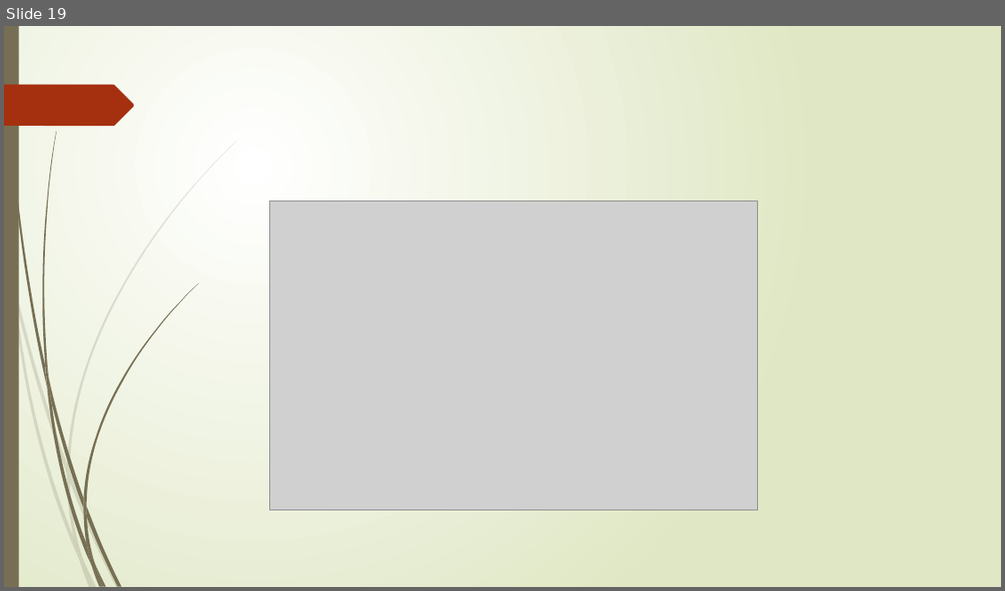
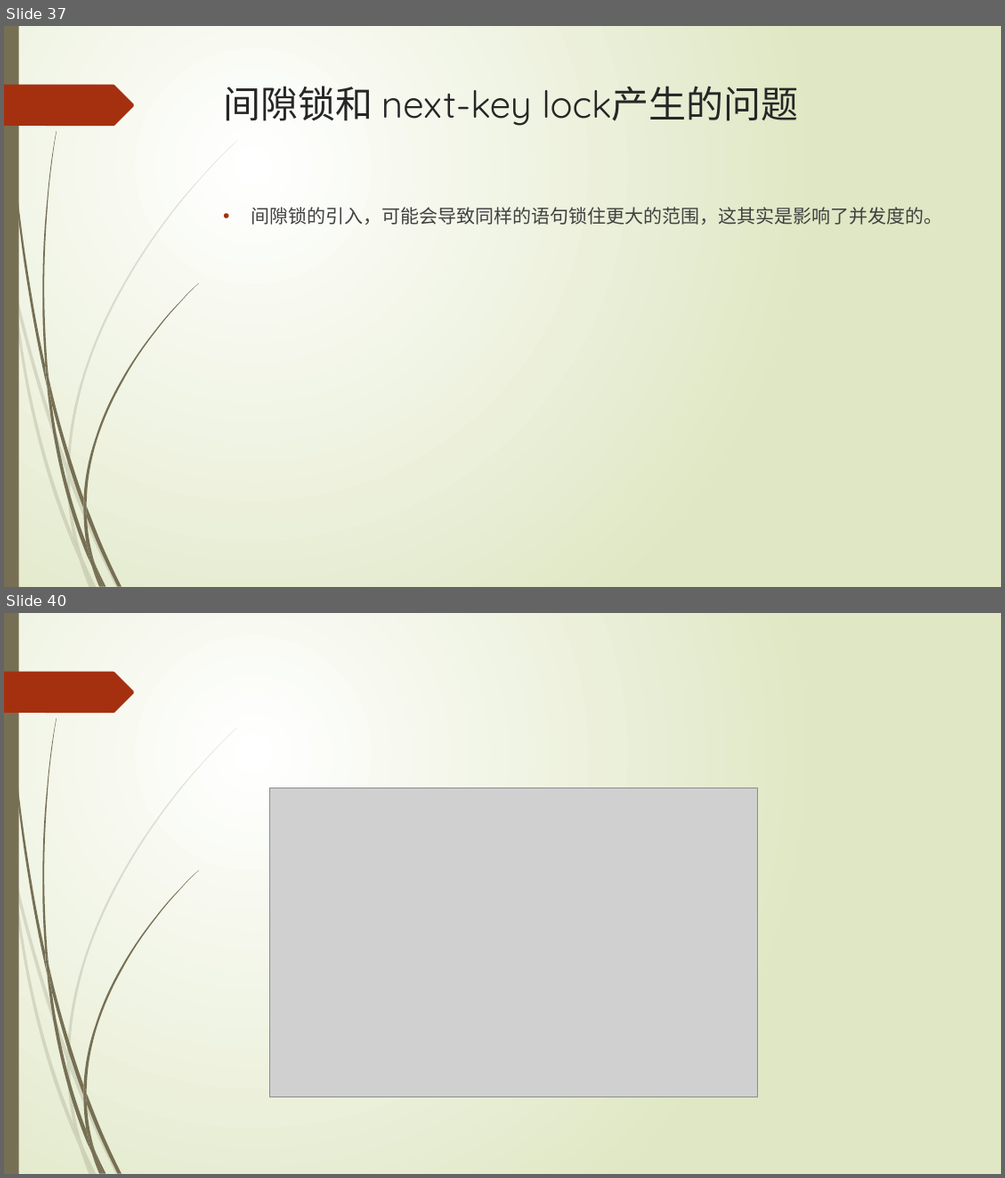
Before and after one commit to TopSpoofer/learning, a slide deck: mysql/mysql的事务实现.pptx. Shown one above the other, each under a label of ours: slide 19 before the commit, slides 37 and 40 after it; the slides between them are not shown. The pictures are 1005x591 and 1005x1178 pixels, drawn with LibreOffice and Linux fonts; fonts in the diff are those of the drawing; grey boxes stand for pictures. Boxes give left, top, right and bottom in pixels: in the first picture for what was removed or moved away, otherwise in the second. Text is boxed around its words. In the diff, an @@ line names an element or a change of style, - is before the commit and + after.

```diff
--- a/mysql/mysql的事务实现.pptx
+++ b/mysql/mysql的事务实现.pptx
@@ slide 37 added at box(4, 26, 1001, 587), background gradient #FFFFFF to #DFE8C4; not listed: 24 template elements that a slide beside it also shows @@
@@ title added at box(224, 86, 798, 126), 36 pt, text #262626 @@
+间隙锁和 next-key lock产生的问题
@@ text added at box(251, 204, 943, 227), 18 pt, text #404040 @@
+• 间隙锁的引入，可能会导致同样的语句锁住更大的范围，这其实是影响了并发度的。
@@ what was slide 19 is now slide 40 @@
```
Also in this commit, not shown: 21 other slides added, 1 slide removed, 1 other file.
